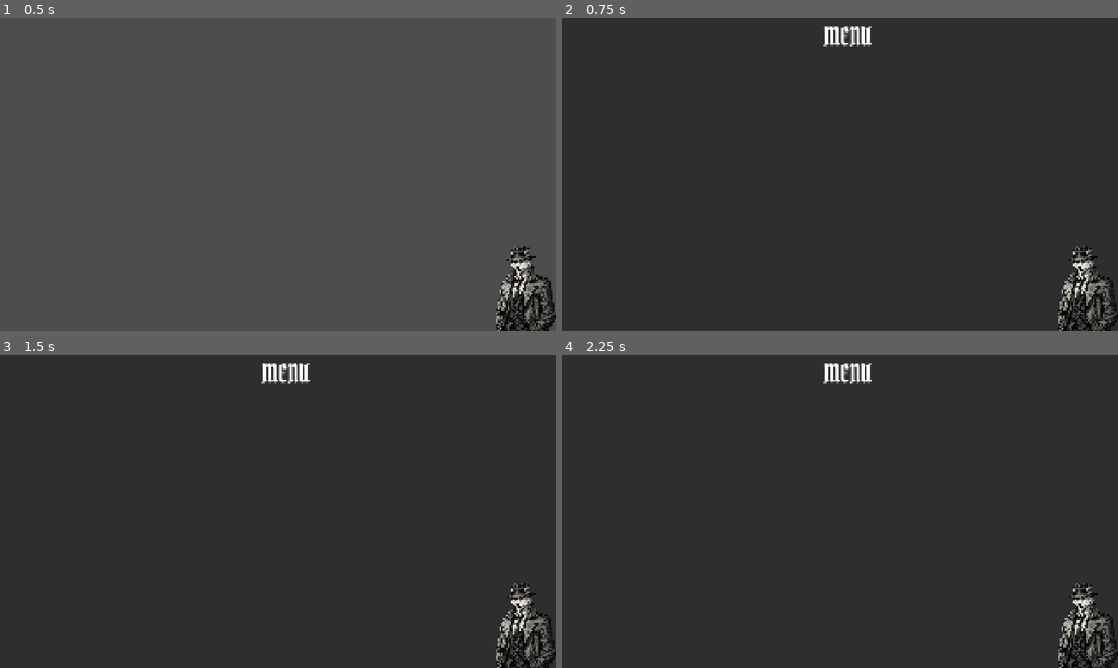
Above: before the commit, frames 1-4 (two rows, left to right).
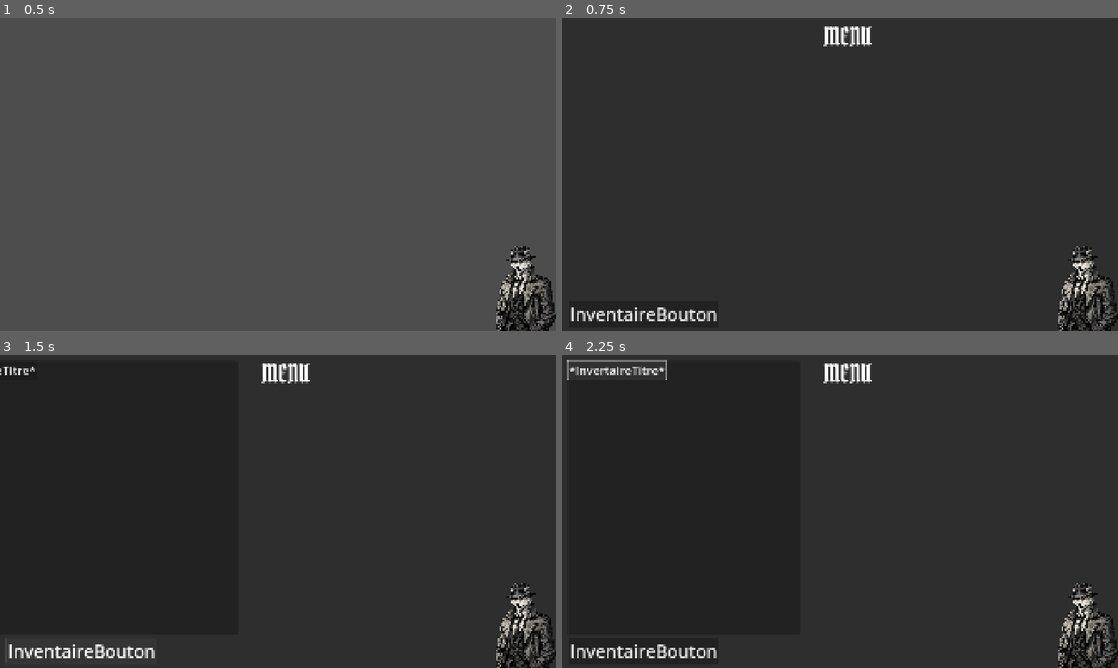
Above: after the commit, the same moments.

Repository: Kaburyo/black-thoughts
Game: Godot game, scene res://scenes/ui/hud.tscn
Two runs of this game, one before a commit and one after it. Both use one fixed random seed, a clock stepped at 60 frames per second and the inputs below. The project has no main scene, so this scene is started directly.
Inputs (mouse positions are in pixels of both pictures, inside the frame that each line leads up to):
- Up to frame 1 (0.5 s): no input
- Up to frame 2 (0.75 s): click (1090, 287) at 0.52 s
- Up to frame 3 (1.5 s): click (83, 652) at 1.25 s, where only the run after the commit has a clickable "InventaireBouton"
- Up to frame 4 (2.25 s): click (617, 370) at 2 s, where only the run after the commit has a clickable "*InvertaireTitre*"

Frame 1 is identical in both runs. In frame 2, 0.5% of the frame differs, in the area x 1-28%, y 92-97%; in frame 3, 0.7%; in frame 4, 1.0%, in the area x 0-28%, y 1-97%.

Commit message:
C3-a : navigation de l'inventaire (bouton bascule, cadre, glissement animé)

Diff:
--- a/scenes/ui/hud.gd
+++ b/scenes/ui/hud.gd
@@ -3,12 +3,17 @@
 # Vit au-dessus de toutes les pièces et leur survit.
 #
 # Rôle actuel : gérer le menu d'Al' (le "carnet").
-#   - le portrait, en bas à droite, est le bouton qui ouvre/ferme le menu.
-#   - le menu est caché au lancement.
-#   - le menu se ferme aussi avec la touche Échap.
+#   - le portrait (bas-droite) ouvre/ferme le menu.
+#   - le menu se ferme aussi avec Échap.
+#   - le bouton "Inventaire" ouvre/ferme la vue inventaire (bascule).
+#   - l'inventaire GLISSE depuis la gauche pour entrer/sortir.
 #
-# À venir : masquage du portrait pendant dialogues/cinématiques (chantier D),
-# contenu du menu (inventaire, notes) en C3.
+# Niveaux d'interface (du moins profond au plus profond) :
+#   menu fermé  ->  menu ouvert  ->  inventaire ouvert
+# Échap referme toujours le niveau le plus profond d'abord.
+#
+# À venir : contenu réel de l'inventaire (C3-b), 5 sprites du portrait,
+# masquage du portrait en dialogue/cinématique (chantier D).
 
 extends CanvasLayer
 
@@ -16,28 +21,50 @@
 # --- Références aux nœuds ---
 @onready var portrait: TextureButton = $AlPortrait
 @onready var menu_panel: Panel = $MenuPanel
+@onready var inventaire_bouton: Button = $MenuPanel/InventaireBouton
+@onready var inventaire_panel: Panel = $MenuPanel/InventairePanel
 
 
-# --- État du menu ---
-# true = le carnet est ouvert et visible.
+# --- Réglages du glissement de l'inventaire ---
+const INVENTAIRE_X_OUVERT: float = 20.0     # bord gauche visible (position finale)
+const INVENTAIRE_X_CACHE: float = -850.0    # bord gauche hors écran (panneau sorti)
+const DUREE_GLISSEMENT: float = 0.25        # secondes que dure le glissement
+
+
+# --- État de l'interface ---
 var _menu_ouvert: bool = false
+var _inventaire_ouvert: bool = false
+
+# Verrou : true pendant qu'une animation de l'inventaire joue.
+# Empêche un nouveau clic de lancer une 2e animation par-dessus (cf. L.9).
+var _inventaire_en_animation: bool = false
 
 
 # Appelée automatiquement une fois, au lancement.
 func _ready() -> void:
-    # Le menu démarre toujours fermé.
+    # Le menu démarre fermé.
     menu_panel.visible = false
     _menu_ouvert = false
 
-    # Le clic sur le portrait fait basculer le menu (ouvre/ferme).
+    # L'inventaire démarre caché ET déjà rangé hors écran, à gauche.
+    inventaire_panel.visible = false
+    inventaire_panel.offset_left = INVENTAIRE_X_CACHE
+    _inventaire_ouvert = false
+    _inventaire_en_animation = false
+
+    # Branchements des clics.
     portrait.pressed.connect(_sur_clic_portrait)
+    inventaire_bouton.pressed.connect(_sur_clic_inventaire)
 
 
 # --- Écoute du clavier ---
-# Appelée automatiquement à chaque touche pressée ou relâchée.
+# Échap referme le niveau le plus profond actuellement ouvert.
 func _unhandled_input(event: InputEvent) -> void:
-    # On ne réagit qu'à la touche Échap, et seulement si le menu est ouvert.
-    if event.is_action_pressed("ui_cancel") and _menu_ouvert:
+    if not event.is_action_pressed("ui_cancel"):
+        return
+    if _inventaire_ouvert:
+        fermer_inventaire()
+    elif _menu_ouvert:
         fermer_menu()
 
 
@@ -49,13 +76,70 @@
         ouvrir_menu()
 
 
-# --- Ouvrir le menu ---
+# --- Clic sur le bouton Inventaire : bascule l'inventaire ---
+func _sur_clic_inventaire() -> void:
+    if _inventaire_ouvert:
+        fermer_inventaire()
+    else:
+        ouvrir_inventaire()
+
+
+# --- Le menu (le carnet) ---
 func ouvrir_menu() -> void:
     menu_panel.visible = true
     _menu_ouvert = true
 
 
-# --- Fermer le menu ---
 func fermer_menu() -> void:
+    # Fermer le carnet referme aussi l'inventaire : on repart d'un état propre.
+    fermer_inventaire()
     menu_panel.visible = false
     _menu_ouvert = false
+
+
+# --- La vue inventaire : ouverture/fermeture avec glissement ---
+func ouvrir_inventaire() -> void:
+    # Verrou : on ignore le clic si une animation est déjà en cours.
+    if _inventaire_en_animation:
+        return
+    # Déjà ouvert : rien à faire.
+    if _inventaire_ouvert:
+        return
+
+    _inventaire_ouvert = true
+    _glisser_inventaire(INVENTAIRE_X_OUVERT)
+
+
+func fermer_inventaire() -> void:
+    # Verrou : on ignore le clic si une animation est déjà en cours.
+    if _inventaire_en_animation:
+        return
+    # Déjà fermé : rien à faire.
+    if not _inventaire_ouvert:
+        return
+
+    _inventaire_ouvert = false
+    _glisser_inventaire(INVENTAIRE_X_CACHE)
+
+
+# --- Le glissement lui-même ---
+# Fait voyager le panneau jusqu'à la position x demandée.
+func _glisser_inventaire(x_cible: float) -> void:
+    # On lève le verrou : plus aucun clic ne sera pris pendant le voyage.
+    _inventaire_en_animation = true
+
+    # Le panneau doit être visible pour qu'on voie le glissement
+    # (utile surtout à l'ouverture, où il part de l'état caché).
+    inventaire_panel.visible = true
+
+    # Animation : on déplace le bord gauche du panneau jusqu'à la cible.
+    var tween := create_tween()
+    tween.tween_property(inventaire_panel, "offset_left", x_cible, DUREE_GLISSEMENT)
+    await tween.finished
+
+    # Si on vient de fermer, le panneau est hors écran : on le cache vraiment.
+    if not _inventaire_ouvert:
+        inventaire_panel.visible = false
+
+    # Voyage terminé : on baisse le verrou.
+    _inventaire_en_animation = false
--- a/scenes/ui/hud.tscn
+++ b/scenes/ui/hud.tscn
@@ -25,6 +25,35 @@
 text = "MENU"
 horizontal_alignment = 1
 
+[node name="InventairePanel" type="Panel" parent="MenuPanel"]
+layout_mode = 1
+anchors_preset = -1
+offset_left = 20.0
+offset_top = 20.0
+offset_right = 820.0
+offset_bottom = 967.0
+grow_vertical = 2
+
+[node name="InventaireTitre" type="Button" parent="MenuPanel/InventairePanel"]
+layout_mode = 0
+offset_right = 8.0
+offset_bottom = 8.0
+theme_override_font_sizes/font_size = 41
+text = "*InvertaireTitre*"
+
+[node name="InventaireBouton" type="Button" parent="MenuPanel"]
+layout_mode = 1
+anchors_preset = 2
+anchor_top = 1.0
+anchor_bottom = 1.0
+offset_left = 23.0
+offset_top = -103.0
+offset_right = 540.0
+offset_bottom = -12.0
+grow_vertical = 0
+theme_override_font_sizes/font_size = 60
+text = "InventaireBouton"
+
 [node name="AlPortrait" type="TextureButton" parent="."]
 anchors_preset = 3
 anchor_left = 1.0
